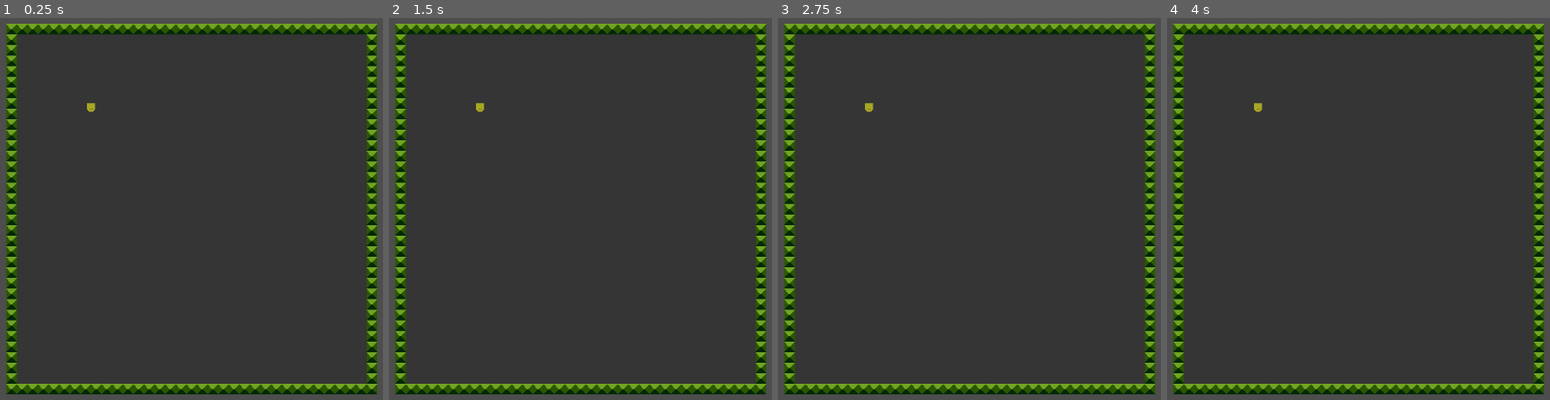
Above: before the commit, frames 1-4 (left to right).
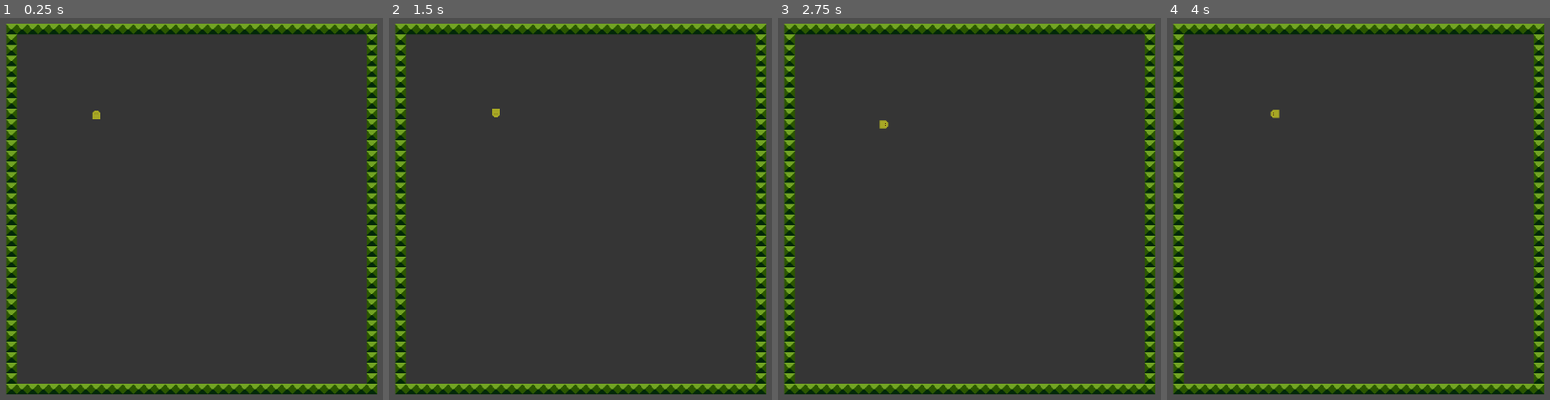
Above: after the commit, the same moments.

Repository: ashing-dev/snake
Game: Godot game, scene res://scenes/test_container.tscn
The game is run twice, just before and just after one commit, with the same random seed, the same clock (stepped at 60 frames per second) and the same inputs.
Inputs:
- Up to frame 1 (0.25 s): no input
- Up to frame 2 (1.5 s): tap Enter at 0.5 s; hold Right (move_east) 0.53-1.28 s; tap Space at 1.25 s; hold Down (move_south) from 1.28 s (still down)
- Up to frame 3 (2.75 s): tap Enter at 2 s; release Down (move_south) at 2.03 s; hold Right (move_east) from 2.03 s (still down)
- Up to frame 4 (4 s): tap Space at 2.75 s; release Right (move_east) at 2.78 s; hold Up (move_north) 2.78-3.53 s; tap Enter at 3.5 s; hold Left (move_west) from 3.53 s (still down)

The runs differ from the first frame. In frame 1, less than 0.1% of the frame differs, in the area x 22-27%, y 22-27%; in frame 2, less than 0.1%; in frame 3, 0.1%, in the area x 22-29%, y 22-29%; in frame 4, 0.1%.

Commit message:
Snake is moving now w/ on game timer tick

Diff:
--- a/scripts/field.gd
+++ b/scripts/field.gd
@@ -4,6 +4,7 @@
 const cell_scene = preload("res://scenes/cell.tscn")
 
 var cells: Array
+var snake: Snake
 
 func _init(width: int, height: int):
 	build_cells(width, height)
--- a/scripts/game.gd
+++ b/scripts/game.gd
@@ -3,17 +3,37 @@
 class_name Game
 
 var snake_scene = preload("res://scenes/snake.tscn")
-var field
-var snake
+
+var field: Field
+var snake: Snake
+var timer: Timer
 
 var score: int = 0
 
 func _init(_field:Field) -> void:
 	field = _field
-	snake = snake_scene.instantiate()
-	snake.snake_start_position = Vector2(8,8) # TODO: Randomize starting location
+	timer = _new_timer()
+	snake = _new_snake(field, timer)
+	field.snake = snake
+
 	add_child(field)
 	add_child(snake)
+	add_child(timer)
 
 func _ready() -> void:
 	global_position = Vector2(0, 0)
+
+func _new_timer() -> Timer:
+	var _timer = Timer.new()
+	_timer.wait_time = 1.0
+	_timer.autostart = true
+
+	return _timer
+
+func _new_snake(_field: Field, _timer: Timer) -> Snake:
+	var _snake = snake_scene.instantiate()
+	_snake.field = _field
+	_snake.timer = _timer
+	_snake.snake_start_position = Vector2(8,8) # TODO: Randomize starting location
+
+	return _snake
--- a/scripts/snake.gd
+++ b/scripts/snake.gd
@@ -12,16 +12,19 @@
 # Tracks the snake's movement direction. Input only influences the direction of movement. Movement itself happens
 # during a game tick.
 var travel_direction: Vector2 = DIR_NORTH
+var snake_start_position: Vector2 = Vector2(5, 5)
+var lengthen_snake: bool = false
 
-var snake_start_position: Vector2 = Vector2(5, 5)
-
-var lengthen_snake: bool = false
+var field: Field
+var timer: Timer
 
 
 # Called when the node enters the scene tree for the first time.
 func _ready():
 	snake_queue.push_back(snake_start_position)
-	global_position = get_head_location() * Cell.CELL_WIDTH
+	update_global_position()
+	update_rotation()
+	timer.timeout.connect(_on_tick)
 
 
 # Called every frame. 'delta' is the elapsed time since the previous frame.
@@ -39,10 +42,12 @@
 	elif Input.is_action_just_pressed("move_west"):
 		_update_travel_direction(DIR_WEST)
 
+	update_global_position()
+	update_rotation()
+
 # Update the travel direction. If the new direction is an invalid option, the travel direction is not
 # changed. Note that in this case, validity is internal to the snake, so that it can't reverse on itself.
 func _update_travel_direction(dir: Vector2) -> void:
-	print("updating travel direction", dir)
 	match dir:
 		DIR_NORTH:
 			if travel_direction != DIR_SOUTH:
@@ -58,7 +63,7 @@
 				travel_direction = DIR_WEST
 
 
-func on_tick() -> void:
+func _on_tick() -> void:
 	_move()
 	_eat()
 
@@ -81,3 +86,20 @@
 
 func get_head_location() -> Vector2:
 	return snake_queue[0]
+
+func update_global_position() -> void:
+	global_position = get_head_location() * Cell.CELL_WIDTH
+	# The sprite is centered so we can rotate it easily, so we need to
+	# handle the offset in positioning.
+	global_position += Vector2(Cell.CELL_WIDTH/2.0, Cell.CELL_WIDTH/2.0)
+
+func update_rotation() -> void:
+	match travel_direction:
+		DIR_NORTH:
+			$Sprite2D.global_rotation = deg_to_rad(180.0)
+		DIR_SOUTH:
+			$Sprite2D.global_rotation = deg_to_rad(0.0)
+		DIR_EAST:
+			$Sprite2D.global_rotation = deg_to_rad(270.0)
+		DIR_WEST:
+			$Sprite2D.global_rotation = deg_to_rad(90.0)
